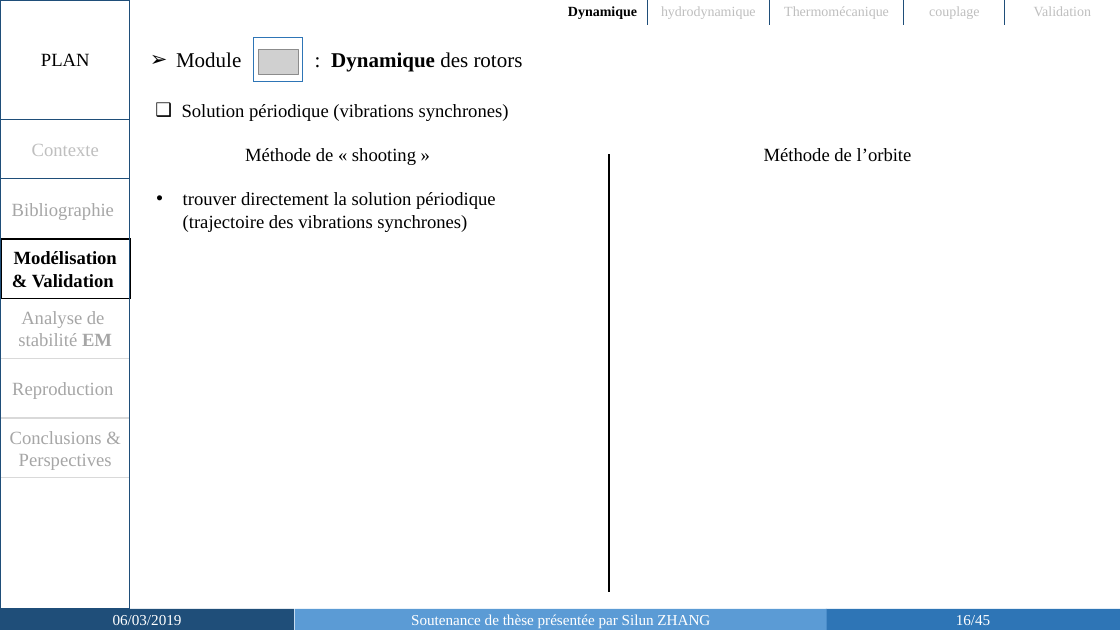
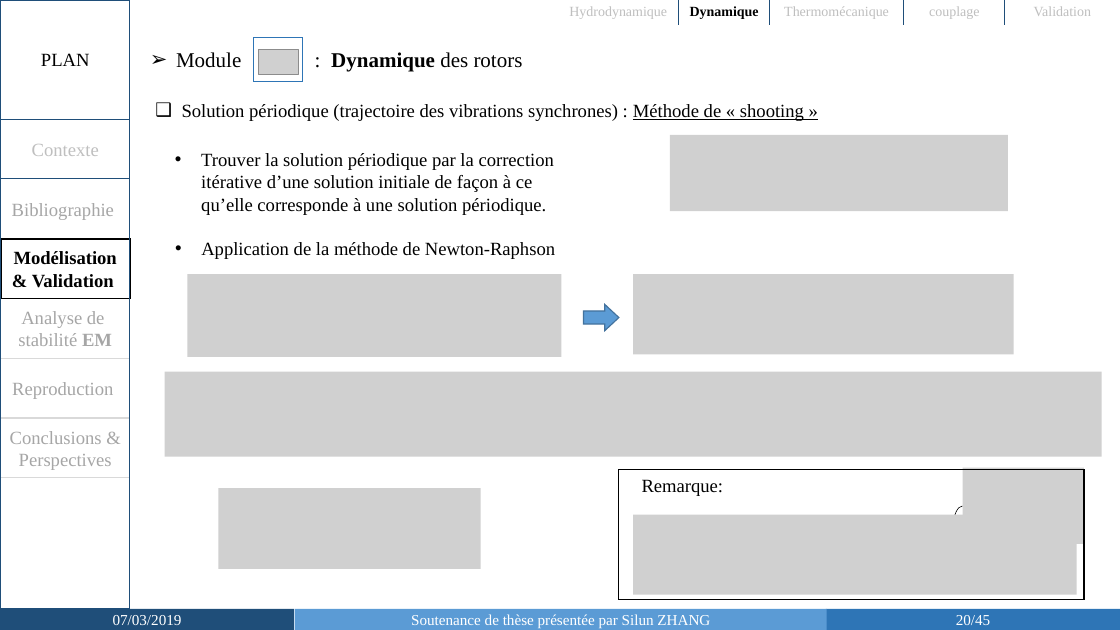
Before and after one commit to SilunZ/SoutenanceThese, a slide deck: slide 20 of Soutenance_Silun ZHANG-slides.pptx (slide 16 before the commit). Drawn at 1120x630 pixels with LibreOffice and Linux fonts; fonts in the diff are those of the drawing; grey boxes stand for pictures. Boxes give left, top, right and bottom in pixels: in the first picture for what was removed or moved away, otherwise in the second. Text is boxed around its words. In the diff, an @@ line names an element or a change of style, - is before the commit and + after.

```diff
--- a/Soutenance_Silun ZHANG-slides.pptx
+++ b/Soutenance_Silun ZHANG-slides.pptx
@@ table at <box>558,0,1120,25</box> @@
-row 1, column 1: Dynamique
+row 1, column 1: Hydrodynamique
-row 1, column 2: hydrodynamique
+row 1, column 2: Dynamique
@@ text at <box>182,104,804,121</box>: text changed @@
-❑ Solution périodique (vibrations synchrones)
+❑ Solution périodique (trajectoire des vibrations synchrones) : Méthode de « shooting »
@@ text removed at <box>245,148,416,165</box> @@
-Méthode de « shooting »
@@ picture added at <box>670,135,1008,212</box> @@
@@ text removed at <box>764,148,912,162</box> @@
-Méthode de l’orbite
@@ text at <box>201,153,554,215</box>: text changed @@
-• trouver directement la solution périodique (trajectoire des vibrations synchrones)
+• Trouver la solution périodique par la correction itérative d’une solution initiale de façon à ce qu’elle corresponde à une solution périodique.
@@ line removed from (609, 155) to (609, 592) @@
@@ text added at <box>201,242,555,259</box>, 16 pt, text #000000 @@
+• Application de la méthode de Newton-Raphson
@@ picture added at <box>187,274,561,357</box> @@
@@ picture added at <box>634,274,1014,354</box> @@
@@ right arrow added at <box>584,304,619,330</box>, fill #5B9BD5, outline #43739E 1 pt @@
@@ picture added at <box>165,372,1102,457</box> @@
@@ group added at <box>619,468,1085,600</box>: 2 pictures, 1 curved arrow, 1 rectangle, 1 text @@
+Remarque:
@@ picture added at <box>218,488,481,569</box> @@
@@ text in rectangle at <box>113,615,182,625</box>: text changed @@
-06/03/2019
+07/03/2019
@@ page number at <box>956,615,990,625</box>: text changed @@
-16/45
+20/45
```
Also in this commit, not shown: 30 other slides changed, 13 slides added, 1 other file.
